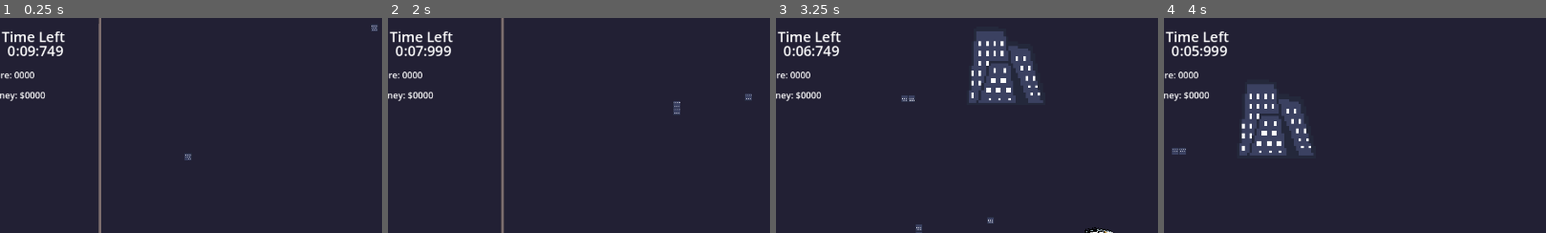
Above: before the commit, frames 1-4 (left to right).
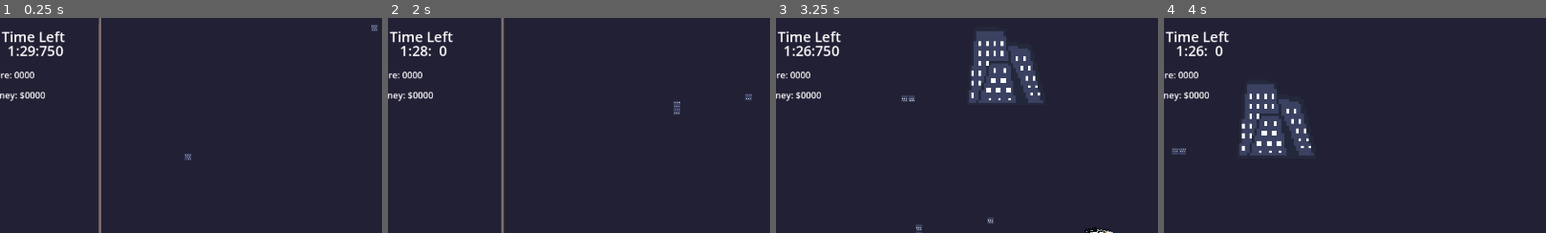
Above: after the commit, the same moments.

Repository: GodMadeEarth/Godot-Wild-Jam-59
Game: Godot game, scene res://sences/game.tscn
The game is run twice, just before and just after one commit, with the same random seed, the same clock (stepped at 60 frames per second) and the same inputs. This scene is started directly instead of the project's main scene. Sound files missing from this copy of the repository are replaced by a short silence.
Inputs (mouse positions are % of the whole screen's width and height, from its top left):
- Up to frame 1 (0.25 s): no input
- Up to frame 2 (2 s): move the mouse to (72, 45) at 0.52 s; hold Up (ui_up) 0.53-1.28 s; tap Shift (Dash) at 0.6 s; move the mouse to (30, 55) at 1.27 s; hold Down (ui_down) from 1.28 s (still down); tap A (Move_L) at 1.35 s
- Up to frame 3 (3.25 s): move the mouse to (60, 28) at 2.02 s; release Down (ui_down) at 2.03 s; hold D (Move_R) 2.03-2.78 s; hold Up (ui_up) from 2.03 s (still down); move the mouse to (45, 70) at 2.77 s; tap Shift (Dash) at 2.85 s
- Up to frame 4 (4 s): move the mouse to (80, 65) at 3.52 s; release Up (ui_up) at 3.53 s; hold Down (ui_down) from 3.53 s (still down); hold A (Move_L) from 3.53 s (still down)
The pictures show only the part of the screen within x 6-56%, y 0-50%; the shares and areas given below are measured in that part.

The runs differ from the first frame. In frame 1, 0.2% of the frame differs, in the area x 2-17%, y 12-18%; in frame 2, 0.5%; in frame 3, 0.2%; in frame 4, 0.5%.

Commit message:
Tweaked some setting

Diff:
--- /dev/null
+++ b/Godot-wild-jam-59/default_bus_layout.tres
@@ -0,0 +1,3 @@
+[gd_resource type="AudioBusLayout" format=3 uid="uid://um6ib7tcxcmg"]
+
+[resource]
--- a/Godot-wild-jam-59/public scripts/Global data.gd
+++ b/Godot-wild-jam-59/public scripts/Global data.gd
@@ -4,6 +4,15 @@
 signal update_score
 signal update_money
 signal game_over
+
+var sound_volume = 1.0:
+	set(volume):
+		sound_volume = (volume/100)
+
+var music_volume = 1.0:
+	set(volume):
+		music_volume = (volume/100)
+
 var score:int = 0:
 	set(bonus):
 		score += bonus
--- a/Godot-wild-jam-59/saves/highscores.tres
+++ b/Godot-wild-jam-59/saves/highscores.tres
@@ -1,7 +1,7 @@
-[gd_resource type="Resource" script_class="SaveHighScore" load_steps=2 format=3]
+[gd_resource type="Resource" script_class="SaveHighScore" load_steps=2 format=3 uid="uid://b8tg34hx7dx73"]
 
 [ext_resource type="Script" path="res://public scripts/save highscore.gd" id="1_u6dow"]
 
 [resource]
 script = ExtResource("1_u6dow")
-hightscores = Array[int]([0, 0, 120, 200])
+hightscores = Array[int]([2830])
--- a/Godot-wild-jam-59/sences/Trains/Train.gd
+++ b/Godot-wild-jam-59/sences/Trains/Train.gd
@@ -91,11 +91,6 @@
 
 func _physics_process(delta):
 	move_straight(delta)
-
-func move_arc(delta):
-	velocity = (Vector2.UP.rotated(rotation) * speed*delta)
-	rotation = rotation+(rotation_direction*rotation_speed*delta)
-	position += velocity
 
 func move_straight(_delta):
 	new_velocity = (Vector2.UP.rotated(global_rotation) * (speed + (0 if !is_dashing else dash_speed)))
--- a/Godot-wild-jam-59/sences/Trains/train_cart.gd
+++ b/Godot-wild-jam-59/sences/Trains/train_cart.gd
@@ -3,7 +3,11 @@
 class_name Train_Cart
 var is_connected_to_head = false
 
-
+func _ready():
+	$"drop off".volume_db *= GlobalData.sound_volume
+	$pickup.volume_db *= GlobalData.sound_volume
+	$AudioStreamPlayer2D2.volume_db *= GlobalData.sound_volume
+	pass
 func _on_area_2d_area_entered(area):
 	if area.get_parent() is Train_Head and area.get_parent().is_dashing:
 		if is_connected_to_head and not get_parent().get_node("Train head").is_dashing:
--- a/Godot-wild-jam-59/sences/UI/player HUD/Game timer.gd
+++ b/Godot-wild-jam-59/sences/UI/player HUD/Game timer.gd
@@ -1,13 +1,13 @@
 extends VBoxContainer
 
 signal timer_stopped
-@export var time = 0
+@export var time = 0.0
 var timer_on = false
 
 # Called when the node enters the scene tree for the first time.
 func _ready():
 	timer_stopped.connect(GlobalData.countdown_stoppped)
-#	time =time*60
+	time =time*60
 	pass # Replace with function body.
 
 
--- a/Godot-wild-jam-59/sences/UI/player HUD/UI HUD.gd
+++ b/Godot-wild-jam-59/sences/UI/player HUD/UI HUD.gd
@@ -10,6 +10,8 @@
 	GlobalData.update_score.connect(update_score)
 	GlobalData.game_over.connect(show_score)
 #	$"Info HUD".train_head = train_head
+	GlobalData.update_money.connect(update_money)
+	GlobalData.update_score.connect(update_score)
 	for item in items_cotainer.get_children():
 		item.get_child(0).mouse_entered.connect(display_tool_tip)
 		item.get_child(0).mouse_exited.connect(hide_tool_tip)
@@ -44,8 +46,10 @@
 func update_money():
 	$"Info HUD/score and money/VBoxContainer/MarginContainer/Money".text = "Money: $"+str(GlobalData.money)
 	pass
+
 func update_score():
 	$"Info HUD/score and money/VBoxContainer/MarginContainer/Score".text = "Score: "+str(GlobalData.score)
 	pass
+
 func show_score():
 	$"purchest window".visible = false
--- a/Godot-wild-jam-59/sences/UI/player HUD/UI HUD.tscn
+++ b/Godot-wild-jam-59/sences/UI/player HUD/UI HUD.tscn
@@ -215,7 +215,7 @@
 offset_bottom = 66.0
 theme_override_constants/separation = -10
 script = ExtResource("7_fy4fk")
-time = 10
+time = 1.5
 metadata/_edit_group_ = true
 
 [node name="Label" type="Label" parent="Info HUD/Game timer"]
--- a/Godot-wild-jam-59/sences/UI/settings.gd
+++ b/Godot-wild-jam-59/sences/UI/settings.gd
@@ -6,24 +6,24 @@
 @onready var sound_slider = $"MarginContainer/VBoxContainer/sound/sound slider"
 # Called when the node enters the scene tree for the first time.
 func _ready():
+	GlobalData.sound_volume = sound_slider.value
+	GlobalData.music_volume = music_slider.value
 	music_text.text = "Music: "+str(music_slider.value)
 	sound_text.text = "Sound: "+str(sound_slider.value)
 	pass # Replace with function body.
 
-
-
-
 func _on_music_slider_value_changed(value):
 	music_text.text = "Music: "+str(value)
+	GlobalData.music_volume = value
 	print(value)
 	pass # Replace with function body.
 
-
 func _on_sound_slider_value_changed(value):
 	sound_text.text = "Sound: "+str(value)
+	GlobalData.sound_volume = value
+
 	print(value)
 	pass # Replace with function body.
-
 
 func _on_exit_btm_button_up():
 	visible = false
--- a/Godot-wild-jam-59/sences/UI/settings.tscn
+++ b/Godot-wild-jam-59/sences/UI/settings.tscn
@@ -88,6 +88,7 @@
 layout_mode = 2
 size_flags_horizontal = 2
 size_flags_vertical = 1
+value = 1.0
 
 [node name="Music" type="HBoxContainer" parent="MarginContainer/VBoxContainer"]
 custom_minimum_size = Vector2(0, 50)
@@ -106,6 +107,7 @@
 layout_mode = 2
 size_flags_horizontal = 2
 size_flags_vertical = 1
+value = 1.0
 
 [node name="exit btm" type="Button" parent="MarginContainer/VBoxContainer"]
 custom_minimum_size = Vector2(100, 0)
Not shown, changed: Godot-wild-jam-59/.gitignore
